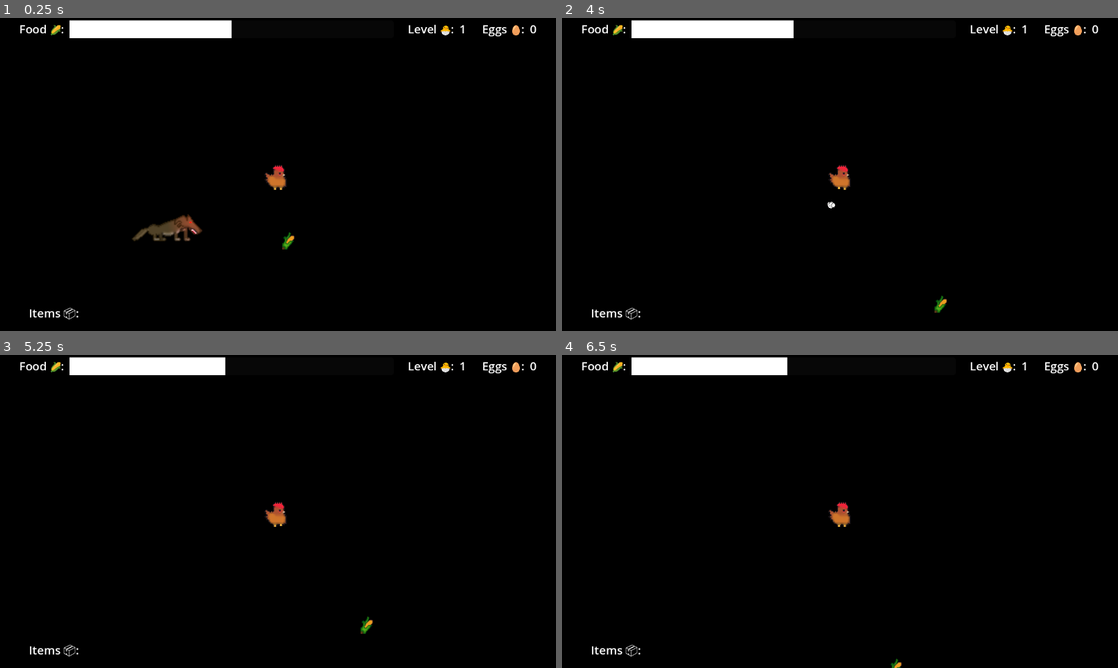
Above: before the commit, frames 1-4 (two rows, left to right).
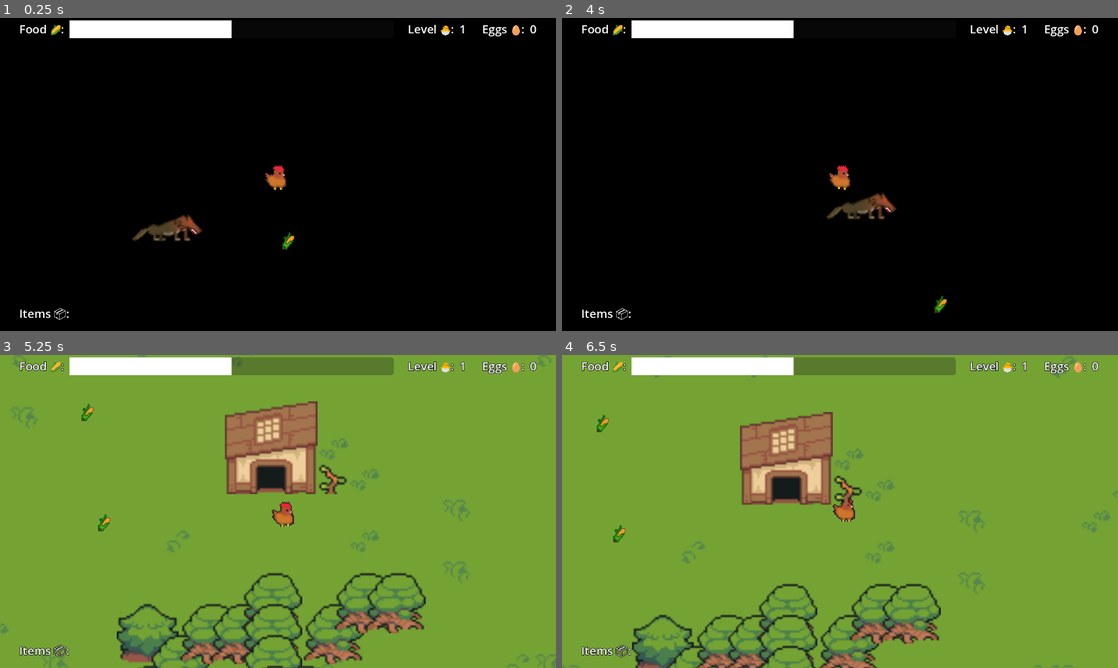
Above: after the commit, the same moments.

Repository: jackfruitgames/chickeeen
Game: Godot game, scene res://scenes/testscene/testscene.tscn
The game is run twice, just before and just after one commit, with the same random seed, the same clock (stepped at 60 frames per second) and the same inputs. This scene is started directly instead of the project's main scene.
Inputs (mouse positions are in pixels of both pictures, inside the frame that each line leads up to):
- Up to frame 1 (0.25 s): no input
- Up to frame 2 (4 s): hold Up (move_up) 0.53-2.03 s; tap E (lay_egg) at 0.6, 1.55, 2.1, 3.05 s; tap Q (shoot) at 0.8, 1.35, 2.3, 2.85, 3.8 s; hold Left (move_left) 2.03-3.53 s; hold Down (move_down) from 3.53 s (still down); tap Space (sprint) at 3.6 s
- Up to frame 3 (5.25 s): release Down (move_down) at 4.25 s; click (278, 527) at 4.25 s, where only the run after the commit has a clickable "Restart"; tap Enter at 5 s; hold Right (move_right) from 5.03 s (still down); tap E (lay_egg) at 5.1 s
- Up to frame 4 (6.5 s): release Right (move_right) at 5.78 s; hold Up (move_up) from 5.78 s (still down); tap Q (shoot) at 5.85 s

The runs differ from the first frame. In frame 1, 0.2% of the frame differs, in the area x 3-15%, y 92-97%; in frame 2, 0.8%; in frame 3, 98%; in frame 4, 98%, in the area x 0-100%, y 0-100%.
Error after the commit: Cannot call method 'change_scene_to_file' on a null value. (res://scenes/wolf/wolfCollider.gd:9)

Commit message:
Make shotgun buyable
Co-Authored-By: Benj Fassbind <randombenj@gmail.com>

Diff:
--- a/scenes/chicken/chicken.tscn
+++ b/scenes/chicken/chicken.tscn
@@ -1,11 +1,12 @@
-[gd_scene load_steps=38 format=3 uid="uid://cs8d3sukjl1q7"]
+[gd_scene load_steps=39 format=3 uid="uid://cs8d3sukjl1q7"]
 
 [ext_resource type="Script" path="res://scenes/chicken/chickenMovement.gd" id="1_idpav"]
 [ext_resource type="Texture2D" uid="uid://b8bfkowu0j6o2" path="res://scenes/chicken/Chicken-0002.png" id="2_qwtd8"]
 [ext_resource type="Script" path="res://scenes/chicken/chickenCluck.gd" id="3_f7rxb"]
-[ext_resource type="AudioStream" uid="uid://di4jrrk0qowdi" path="res://assets/sound/chicken_cluck0.mp3" id="3_ooivu"]
-[ext_resource type="AudioStream" uid="uid://bki1yaw285bf0" path="res://assets/sound/chicken_cluck1.mp3" id="4_qrlbq"]
-[ext_resource type="AudioStream" uid="uid://dswqsbnusk0ip" path="res://assets/sound/chicken_cluck2.mp3" id="5_k10mf"]
+[ext_resource type="AudioStream" uid="uid://2vxfqsfkccx5" path="res://assets/sound/chicken_cluck0.mp3" id="3_ooivu"]
+[ext_resource type="AudioStream" uid="uid://b2r888btaoarl" path="res://assets/sound/chicken_cluck1.mp3" id="4_qrlbq"]
+[ext_resource type="AudioStream" uid="uid://ds5br7r2ikurl" path="res://assets/sound/chicken_cluck2.mp3" id="5_k10mf"]
+[ext_resource type="Texture2D" uid="uid://ys7gfpxqncqx" path="res://assets/chicken/shotgun.png" id="6_botss"]
 [ext_resource type="AudioStream" uid="uid://dq26sc2hlncpn" path="res://assets/sound/chicken_walk0.mp3" id="7_g0jjt"]
 [ext_resource type="AudioStream" uid="uid://8cuo3c0ep8rr" path="res://assets/sound/chicken_walk1.mp3" id="8_nvlb5"]
 [ext_resource type="AudioStream" uid="uid://vcmji10sdmur" path="res://assets/sound/chicken_walk2.mp3" id="9_jcdfi"]
@@ -19,44 +20,6 @@
 [ext_resource type="Script" path="res://scenes/chicken/shotgun.gd" id="16_4nkc2"]
 [ext_resource type="Texture2D" uid="uid://vdnlfk2hgik1" path="res://assets/chicken/egg.png" id="17_isksg"]
 
-[sub_resource type="Animation" id="Animation_f51qs"]
-length = 0.001
-tracks/0/type = "value"
-tracks/0/imported = false
-tracks/0/enabled = true
-tracks/0/path = NodePath(".:rotation")
-tracks/0/interp = 1
-tracks/0/loop_wrap = true
-tracks/0/keys = {
-"times": PackedFloat32Array(0),
-"transitions": PackedFloat32Array(1),
-"update": 0,
-"values": [0.0]
-}
-
-[sub_resource type="Animation" id="Animation_6qd0x"]
-resource_name = "lantern_swing"
-length = 2.0
-loop_mode = 1
-tracks/0/type = "value"
-tracks/0/imported = false
-tracks/0/enabled = true
-tracks/0/path = NodePath(".:rotation")
-tracks/0/interp = 1
-tracks/0/loop_wrap = true
-tracks/0/keys = {
-"times": PackedFloat32Array(0, 1, 2),
-"transitions": PackedFloat32Array(1, 1, 1),
-"update": 0,
-"values": [-0.698132, 0.698132, -0.698132]
-}
-
-[sub_resource type="AnimationLibrary" id="AnimationLibrary_4wrf8"]
-_data = {
-"RESET": SubResource("Animation_f51qs"),
-"lantern_swing": SubResource("Animation_6qd0x")
-}
-
 [sub_resource type="Animation" id="Animation_py8d4"]
 length = 0.6
 loop_mode = 1
@@ -254,6 +217,44 @@
 "Idle": SubResource("Animation_py8d4"),
 "Swimming": SubResource("Animation_atdhk"),
 "Walking": SubResource("Animation_urle4")
+}
+
+[sub_resource type="Animation" id="Animation_f51qs"]
+length = 0.001
+tracks/0/type = "value"
+tracks/0/imported = false
+tracks/0/enabled = true
+tracks/0/path = NodePath(".:rotation")
+tracks/0/interp = 1
+tracks/0/loop_wrap = true
+tracks/0/keys = {
+"times": PackedFloat32Array(0),
+"transitions": PackedFloat32Array(1),
+"update": 0,
+"values": [0.0]
+}
+
+[sub_resource type="Animation" id="Animation_6qd0x"]
+resource_name = "lantern_swing"
+length = 2.0
+loop_mode = 1
+tracks/0/type = "value"
+tracks/0/imported = false
+tracks/0/enabled = true
+tracks/0/path = NodePath(".:rotation")
+tracks/0/interp = 1
+tracks/0/loop_wrap = true
+tracks/0/keys = {
+"times": PackedFloat32Array(0, 1, 2),
+"transitions": PackedFloat32Array(1, 1, 1),
+"update": 0,
+"values": [-0.698132, 0.698132, -0.698132]
+}
+
+[sub_resource type="AnimationLibrary" id="AnimationLibrary_4wrf8"]
+_data = {
+"RESET": SubResource("Animation_f51qs"),
+"lantern_swing": SubResource("Animation_6qd0x")
 }
 
 [sub_resource type="CircleShape2D" id="CircleShape2D_6jixd"]
@@ -414,6 +415,18 @@
 "source": "res://assets/chicken/Chicken-0002.aseprite"
 }
 
+[node name="AnimationPlayer" type="AnimationPlayer" parent="Sprite2D"]
+libraries = {
+"": SubResource("AnimationLibrary_cq3gu")
+}
+script = ExtResource("10_ivrbn")
+
+[node name="Shotgun" type="Sprite2D" parent="Sprite2D"]
+visible = false
+position = Vector2(0, 8)
+scale = Vector2(0.184211, 0.184211)
+texture = ExtResource("6_botss")
+
 [node name="Latern" type="Sprite2D" parent="Sprite2D"]
 texture_filter = 1
 position = Vector2(2, 6)
@@ -425,12 +438,6 @@
 libraries = {
 "": SubResource("AnimationLibrary_4wrf8")
 }
-
-[node name="AnimationPlayer" type="AnimationPlayer" parent="Sprite2D"]
-libraries = {
-"": SubResource("AnimationLibrary_cq3gu")
-}
-script = ExtResource("10_ivrbn")
 
 [node name="CollisionShape2D" type="CollisionShape2D" parent="."]
 position = Vector2(0, 4)
@@ -487,6 +494,7 @@
 one_shot = true
 
 [node name="ShotsFIred" type="Node2D" parent="Shotgun"]
+position = Vector2(8, 4)
 
 [node name="ShotgunGPUParticles2D" type="GPUParticles2D" parent="Shotgun/ShotsFIred"]
 rotation = 1.5708
--- a/scenes/chicken/chickenMovement.gd
+++ b/scenes/chicken/chickenMovement.gd
@@ -43,6 +43,7 @@
 		if !$WalkAudioStreamPlayer2D.playing:
 			$WalkAudioStreamPlayer2D.play()
 		$Sprite2D.flip_h = input_direction.x < 0
+		$Sprite2D/Shotgun.flip_h = input_direction.x < 0
 	else:
 		$Sprite2D/AnimationPlayer.play("Idle")
 
--- a/scenes/chicken/shotgun.gd
+++ b/scenes/chicken/shotgun.gd
@@ -13,12 +13,20 @@
 
 
 func _physics_process(delta: float):
+	if !GameState.has_shotgun:
+		return
+	get_parent().get_node("Sprite2D/Shotgun").visible = true
+
 	if $ShotsFIred/ShotgunGPUParticles2D.emitting:
 		return
 
 	var target_point = global_position + get_parent().velocity
 	$ShotsFIred.look_at(target_point)
 	if Input.is_action_just_pressed("shoot"):
+		if GameState.ammo <= 0:
+			return
+
+		GameState.ammo -= 1
 		$ShotsFIred/ShotgunGPUParticles2D.emitting = true
 		$ShotsFIred/ShotgunRayCast
 
--- a/scenes/ui/ItemsContainer.gd
+++ b/scenes/ui/ItemsContainer.gd
@@ -6,3 +6,7 @@
 
 	if GameState.has_torch:
 		$Lantern.visible = true
+
+	if GameState.has_shotgun:
+		$Shotgun.visible = true
+		$AmmoContainer.visible = true
--- a/scenes/ui/ui.tscn
+++ b/scenes/ui/ui.tscn
@@ -7,6 +7,8 @@
 [ext_resource type="Script" path="res://scenes/ui/ItemsContainer.gd" id="5_12uv2"]
 [ext_resource type="Texture2D" uid="uid://dsql2g8oifqsk" path="res://assets/chicken/swimmer.png" id="5_tgaps"]
 [ext_resource type="Texture2D" uid="uid://cgp8fj3gmmdnk" path="res://assets/Latern/Latern-black.png" id="6_f3ejk"]
+[ext_resource type="Texture2D" uid="uid://ys7gfpxqncqx" path="res://assets/chicken/shotgun.png" id="8_5e32j"]
+[ext_resource type="Script" path="res://scenes/ui/updateAmmoValue.gd" id="9_6pgu6"]
 
 [node name="UILayer" type="CanvasLayer"]
 
@@ -69,11 +71,17 @@
 script = ExtResource("4_6nopd")
 
 [node name="ItemsContainer" type="HBoxContainer" parent="ui"]
-layout_mode = 2
-offset_left = 60.0
-offset_top = 594.0
-offset_right = 138.0
-offset_bottom = 631.0
+layout_mode = 1
+anchors_preset = 12
+anchor_top = 1.0
+anchor_right = 1.0
+anchor_bottom = 1.0
+offset_left = 40.0
+offset_top = -48.0
+offset_right = -40.0
+offset_bottom = -11.0
+grow_horizontal = 2
+grow_vertical = 0
 script = ExtResource("5_12uv2")
 
 [node name="Swimmer" type="Sprite2D" parent="ui/ItemsContainer"]
@@ -93,3 +101,28 @@
 layout_mode = 2
 text = "Items 📦: "
 label_settings = ExtResource("1_5dksh")
+
+[node name="Shotgun" type="Sprite2D" parent="ui/ItemsContainer"]
+visible = false
+position = Vector2(368, 23)
+scale = Vector2(0.552632, 0.552632)
+texture = ExtResource("8_5e32j")
+
+[node name="AmmoContainer" type="HBoxContainer" parent="ui/ItemsContainer"]
+visible = false
+layout_mode = 2
+size_flags_horizontal = 3
+alignment = 2
+
+[node name="AmmoLabel" type="Label" parent="ui/ItemsContainer/AmmoContainer"]
+layout_mode = 2
+text = "Ammo 💥: "
+label_settings = ExtResource("1_5dksh")
+horizontal_alignment = 2
+
+[node name="AmmoValueLabel" type="Label" parent="ui/ItemsContainer/AmmoContainer"]
+layout_mode = 2
+text = "0"
+label_settings = ExtResource("1_5dksh")
+horizontal_alignment = 2
+script = ExtResource("9_6pgu6")
--- /dev/null
+++ b/scenes/ui/updateAmmoValue.gd
@@ -0,0 +1,4 @@
+extends Label
+
+func _process(delta):
+	text = str(GameState.ammo)
--- a/scenes/vendor1/vendor2.gd
+++ b/scenes/vendor1/vendor2.gd
@@ -11,6 +11,7 @@
 		if Input.is_action_just_pressed("lay_egg") && has_enough_eggs():
 			GameState.eggs -= 10
 			GameState.has_shotgun = true
+			GameState.ammo = 5
 			print("Chicken now has SHOTGUN!")
 
 func _on_body_entered(body):
Not shown: 1 places in scenes/ui/ui.tscn that only renumber resources
